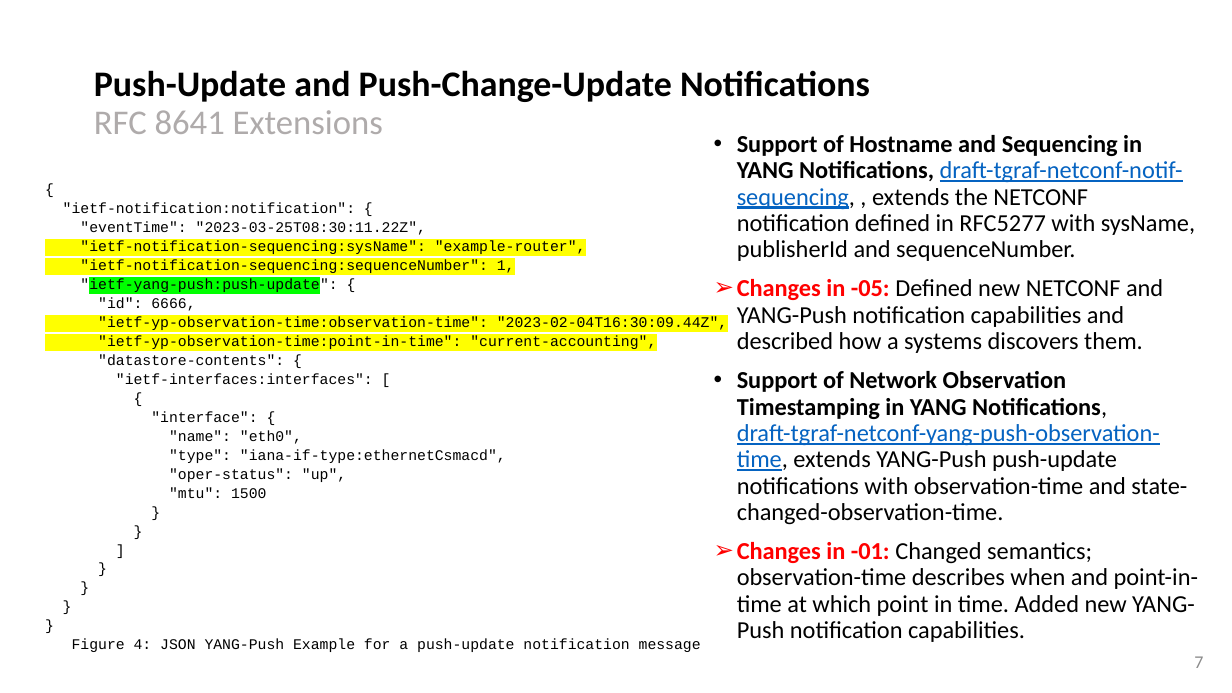
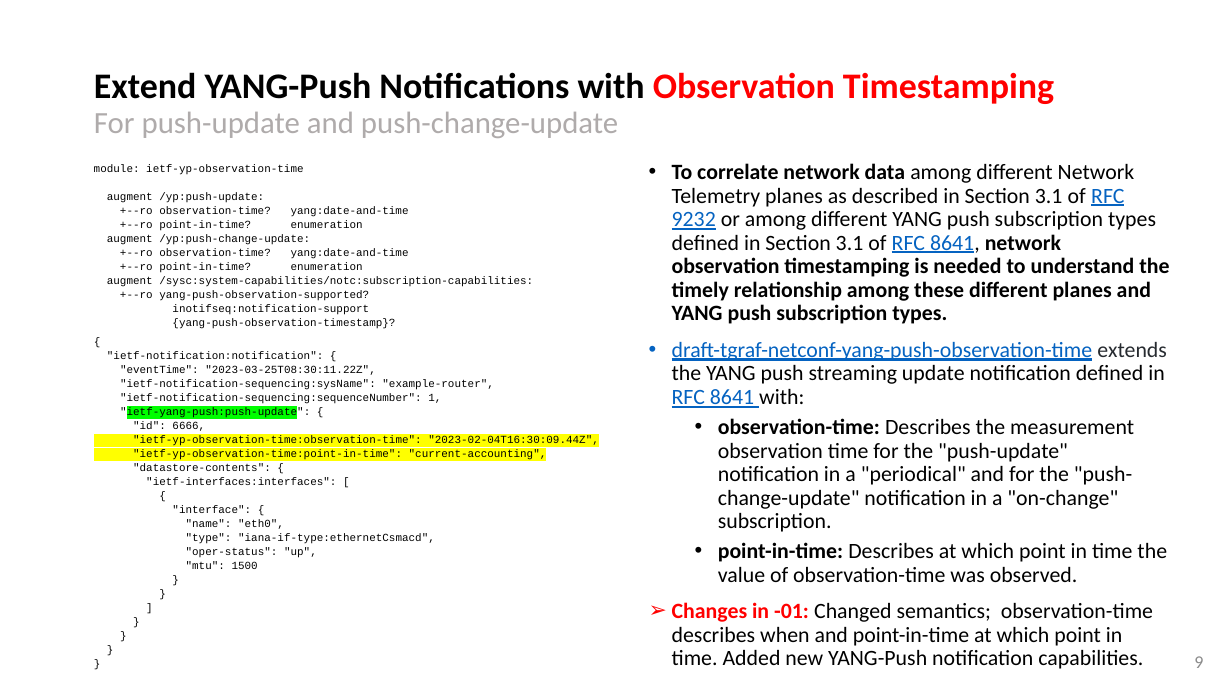
Before and after one commit to network-analytics/ietf-network-analytics-document-status, a slide deck: slide 9 of 120/NMOP/draft-ietf-nmop-yang-message-broker-integration.pptx (slide 7 before the commit). Drawn at 1232x693 pixels with LibreOffice and Linux fonts; fonts in the diff are those of the drawing. Boxes give left, top, right and bottom in pixels: in the first picture for what was removed or moved away, otherwise in the second. Text is boxed around its words. In the diff, an @@ line names an element or a change of style, - is before the commit and + after.

Commit message:
YANG-Push slides for netconf and nmop

```diff
--- a/120/NMOP/draft-ietf-nmop-yang-message-broker-integration.pptx
+++ b/120/NMOP/draft-ietf-nmop-yang-message-broker-integration.pptx
@@ title at box(94, 72, 1054, 138): text changed; text colour #000000 to #AFABAB @@
-Push-Update and Push-Change-Update Notifications
-RFC 8641 Extensions
+Extend YANG-Push Notifications with Observation Timestamping
+For push-update and push-change-update
@@ text added at box(94, 164, 533, 329), 8.5 pt, text #000000 @@
+module: ietf-yp-observation-time
+augment /yp:push-update:
++--ro observation-time? yang:date-and-time
++--ro point-in-time? enumeration
+augment /yp:push-change-update:
++--ro observation-time? yang:date-and-time
++--ro point-in-time? enumeration
+augment /sysc:system-capabilities/notc:subscription-capabilities:
++--ro yang-push-observation-supported?
+inotifseq:notification-support
+{yang-push-observation-timestamp}?
@@ text "To correlate network data among ...": place and size @@
-text "To correlate network data among ..." at box(737, 135, 1198, 616)
+text "To correlate network data among ..." at box(672, 163, 1169, 646)
@@ text at box(672, 163, 1169, 582): text changed; size 19 to 17 pt @@
-• Support of Hostname and Sequencing in YANG Notifications, draft-tgraf-netconf-notif-sequencing, , extends the NETCONF notification defined in RFC5277 with sysName, publisherId and sequenceNumber.
-➢ Changes in -05: Defined new NETCONF and YANG-Push notification capabilities and described how a systems discovers them.
-• Support of Network Observation Timestamping in YANG Notifications,
-  draft-tgraf-netconf-yang-push-observation-time, extends YANG-Push push-update notifications with observation-time and state-changed-observation-time.
+• To correlate network data among different Network Telemetry planes as described in Section 3.1 of RFC 9232 or among different YANG push subscription types defined in Section 3.1 of RFC 8641, network observation timestamping is needed to understand the timely relationship among these different planes and YANG push subscription types.
+• draft-tgraf-netconf-yang-push-observation-time extends the YANG push streaming update notification defined in RFC 8641 with:
+  • observation-time: Describes the measurement observation time for the "push-update" notification in a "periodical" and for the "push-change-update" notification in a "on-change" subscription.
+  • point-in-time: Describes at which point in time the value of observation-time was observed.
@@ text "{": place and size @@
-text "{" at box(63, 203, 727, 652)
+text "{" at box(107, 351, 599, 569)
@@ text "{" at box(107, 351, 599, 569): size 11.5 to 8.5 pt; highlight #FFFF00 to none in ""ietf-notification-sequencing:sysName": "example-router",", ""ietf-notification-sequencing:sequenceNumber": 1," @@
@@ text at box(672, 602, 1153, 646): size 19 to 17 pt in "Changes in -01: Changed semantics; observation-time describe ..." @@
@@ text at box(72, 638, 701, 652): paragraph removed @@
-Figure 4: JSON YANG-Push Example for a push-update notification message
@@ page number at box(1194, 656, 1203, 668): text changed @@
-7
+9
```
Also in this commit, not shown: 7 other slides changed, 7 slides added, 3 other files.
